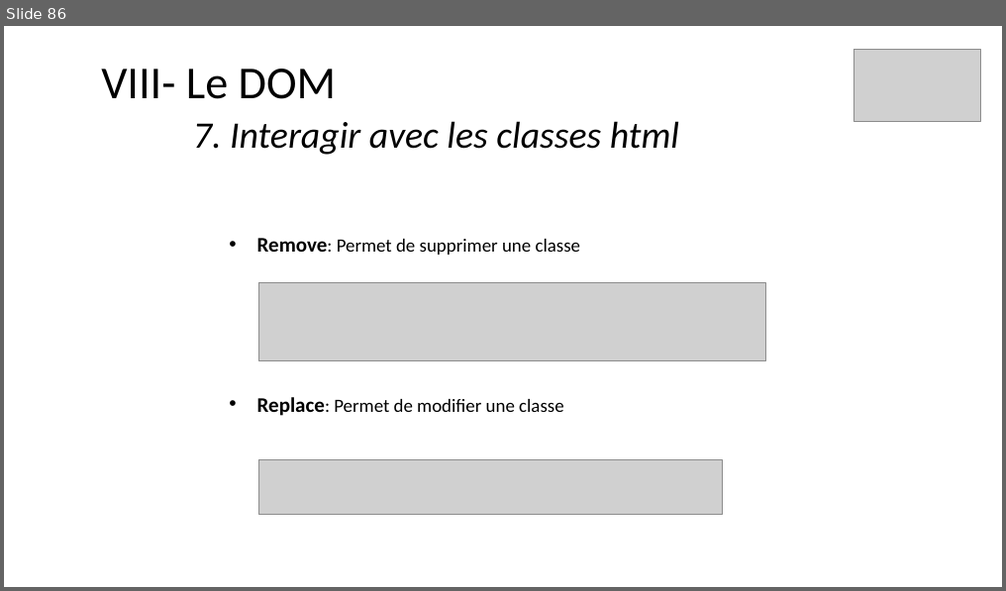
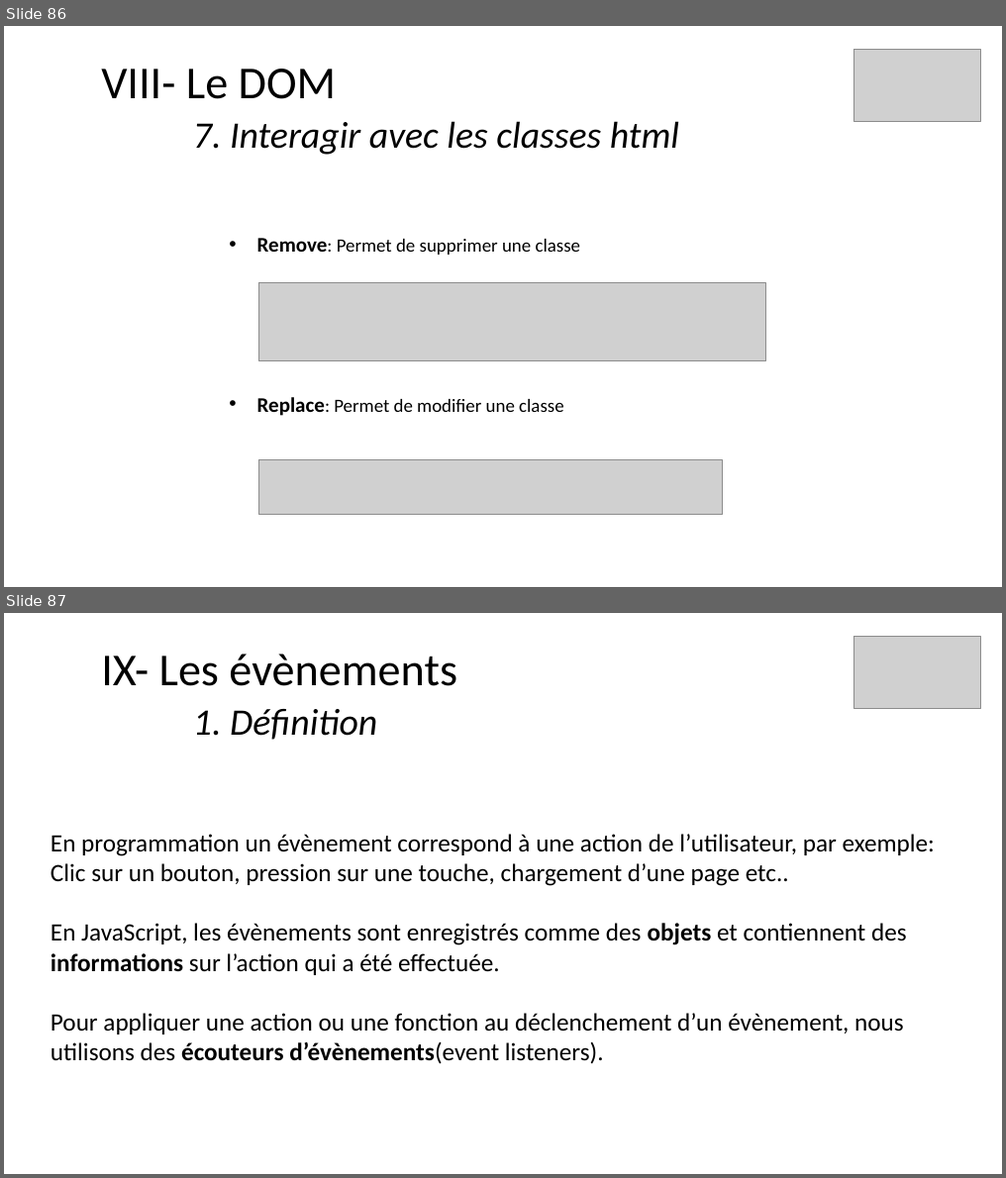
Before and after one commit to ArMb57/JavaScript, a slide deck: cours.pptx. Shown one above the other, each under a label of ours: slide 86 before the commit, slides 86 and 87 after it. The pictures are 1006x591 and 1006x1178 pixels, drawn with LibreOffice and Linux fonts; fonts in the diff are those of the drawing; grey boxes stand for pictures. Boxes give left, top, right and bottom in pixels: in the first picture for what was removed or moved away, otherwise in the second. Text is boxed around its words. In the diff, an @@ line names an element or a change of style, - is before the commit and + after.

Commit message:
les events + exos + pwp

```diff
--- a/cours.pptx
+++ b/cours.pptx
@@ slide 87 added at (x1=4, y1=613, x2=1002, y2=1174), background #FFFFFF @@
@@ picture added at (x1=853, y1=636, x2=981, y2=708) @@
@@ title added at (x1=101, y1=654, x2=457, y2=740), 44 pt, text #000000 @@
+IX- Les évènements
+1. Définition
@@ text added at (x1=51, y1=834, x2=935, y2=1064), 24 pt, text #000000 @@
+En programmation un évènement correspond à une action de l’utilisateur, par exemple:
+Clic sur un bouton, pression sur une touche, chargement d’une page etc..
+En JavaScript, les évènements sont enregistrés comme des objets et contiennent des informations sur l’action qui a été effectuée.
+Pour appliquer une action ou une fonction au déclenchement d’un évènement, nous utilisons des écouteurs d’évènements(event listeners).
```
Also in this commit, not shown: 9 other slides added.
